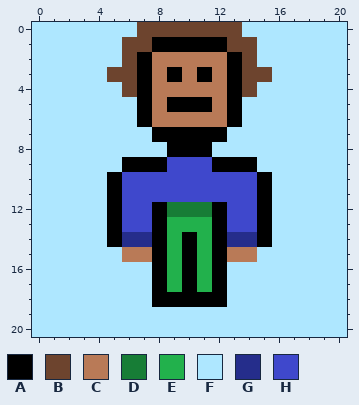
Two versions of one pixel-art sprite, hero-of-zap/Hero-down.png. Above is the file before it was changed.
The file is 21x21 pixels.
Palette (. is transparent): A #000000  B #6d442e  C #b97a57  D #177d36  E #22b14c  F #aee7ff  G #252d8b  H #3f48cc
Pixels before, first column x 0:
 0 FFFFFFFBBBBBBBFFFFFFF
 1 FFFFFFBBAAAAABBFFFFFF
 2 FFFFFFBACCCCCABFFFFFF
 3 FFFFFBBACACACABBFFFFF
 4 FFFFFFBACCCCCABFFFFFF
 5 FFFFFFFACAAACAFFFFFFF
 6 FFFFFFFACCCCCAFFFFFFF
 7 FFFFFFFFAAAAAFFFFFFFF
 8 FFFFFFFFFAAAFFFFFFFFF
 9 FFFFFFAAAHHHAAAFFFFFF
10 FFFFFAHHHHHHHHHAFFFFF
11 FFFFFAHHHHHHHHHAFFFFF
12 FFFFFAHHADDDAHHAFFFFF
13 FFFFFAHHAEEEAHHAFFFFF
14 FFFFFAGGAEAEAGGAFFFFF
15 FFFFFFCCAEAEACCFFFFFF
16 FFFFFFFFAEAEAFFFFFFFF
17 FFFFFFFFAEAEAFFFFFFFF
18 FFFFFFFFAAAAAFFFFFFFF
19 FFFFFFFFFFFFFFFFFFFFF
20 FFFFFFFFFFFFFFFFFFFFF
The result:
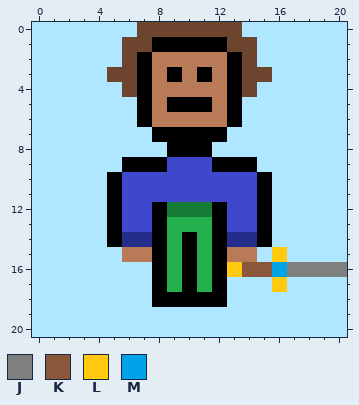
Colours new in this view: J #7f7f7f  K #8b573a  L #ffc90e  M #00a2e8
Change:
Changed rows in their new state; - is an unchanged pixel.
first column x 13:
15 ---L----
16 LKKMJJJJ
17 ---L----
